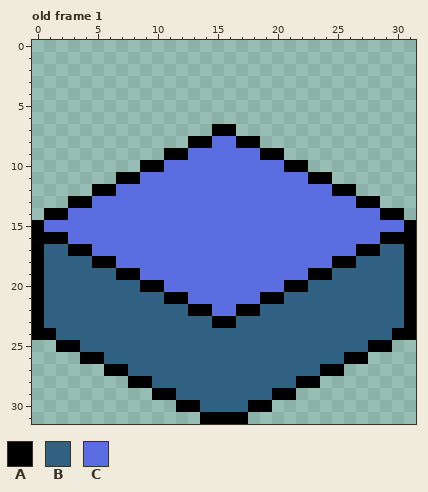
Pixel-art file: Assets/Materials/tile harusnya.ase. The first picture shows the starting point.
32x32 pixels, 1 frame. Shown: old frame 1.
Palette (. is transparent): A #000000  B #306082  C #5b6ee1
After:
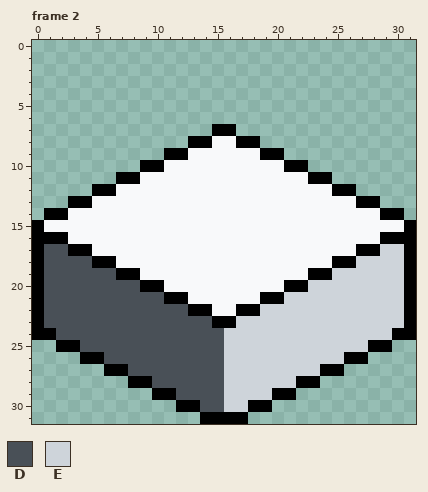
Colours new in this view: D #495057  E #ced4da
A new or re-ordered frame is compared with the old frame closest to it.
Diff:
{"change": "frames 1 -> 2"}
{"colour":"C","old":"#5b6ee1","new":"#f8f9fa"}
{"where": "frame 2 is new; against old frame 1"}
{"frame":2,"y":17,"x":1,"old":"BB","new":"DD"}
{"frame":2,"y":17,"x":29,"old":"BB","new":"EE"}
{"frame":2,"y":18,"x":1,"old":"BBBB","new":"DDDD"}
{"frame":2,"y":18,"x":27,"old":"BBBB","new":"EEEE"}
{"frame":2,"y":19,"x":1,"old":"BBBBBB","new":"DDDDDD"}
{"frame":2,"y":19,"x":25,"old":"BBBBBB","new":"EEEEEE"}
{"frame":2,"y":20,"x":1,"old":"BBBBBBBB","new":"DDDDDDDD"}
{"frame":2,"y":20,"x":23,"old":"BBBBBBBB","new":"EEEEEEEE"}
{"frame":2,"y":21,"x":1,"old":"BBBBBBBBBB","new":"DDDDDDDDDD"}
{"frame":2,"y":21,"x":21,"old":"BBBBBBBBBB","new":"EEEEEEEEEE"}
{"frame":2,"y":22,"x":1,"old":"BBBBBBBBBBBB","new":"DDDDDDDDDDDD"}
{"frame":2,"y":22,"x":19,"old":"BBBBBBBBBBBB","new":"EEEEEEEEEEEE"}
{"frame":2,"y":23,"x":1,"old":"BBBBBBBBBBBBBB","new":"DDDDDDDDDDDDDD"}
{"frame":2,"y":23,"x":17,"old":"BBBBBBBBBBBBBB","new":"EEEEEEEEEEEEEE"}
{"frame":2,"y":24,"x":2,"old":"BBBBBBBBBBBBBBBBBBBBBBBBBBBB","new":"DDDDDDDDDDDDDDEEEEEEEEEEEEEE"}
{"frame":2,"y":25,"x":4,"old":"BBBBBBBBBBBBBBBBBBBBBBBB","new":"DDDDDDDDDDDDEEEEEEEEEEEE"}
{"frame":2,"y":26,"x":6,"old":"BBBBBBBBBBBBBBBBBBBB","new":"DDDDDDDDDDEEEEEEEEEE"}
{"frame":2,"y":27,"x":8,"old":"BBBBBBBBBBBBBBBB","new":"DDDDDDDDEEEEEEEE"}
{"frame":2,"y":28,"x":10,"old":"BBBBBBBBBBBB","new":"DDDDDDEEEEEE"}
{"frame":2,"y":29,"x":12,"old":"BBBBBBBB","new":"DDDDEEEE"}
{"frame":2,"y":30,"x":14,"old":"BBBB","new":"DDEE"}
{"label":"changed","picture_box":[44,136,404,412]}
